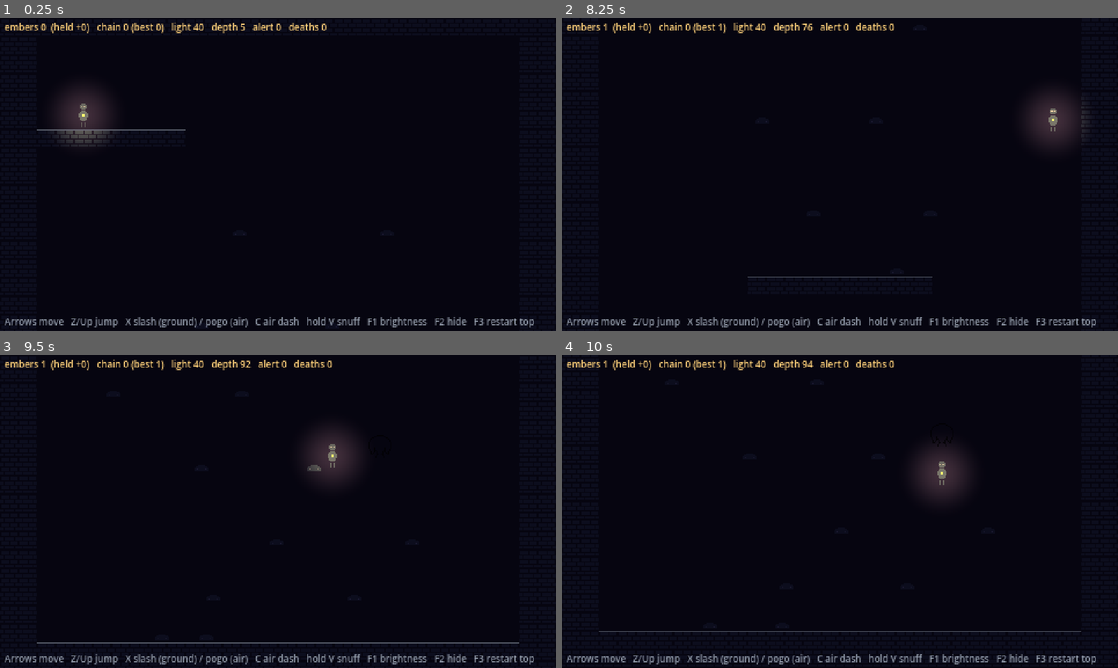
Above: before the commit, frames 1-4 (two rows, left to right).
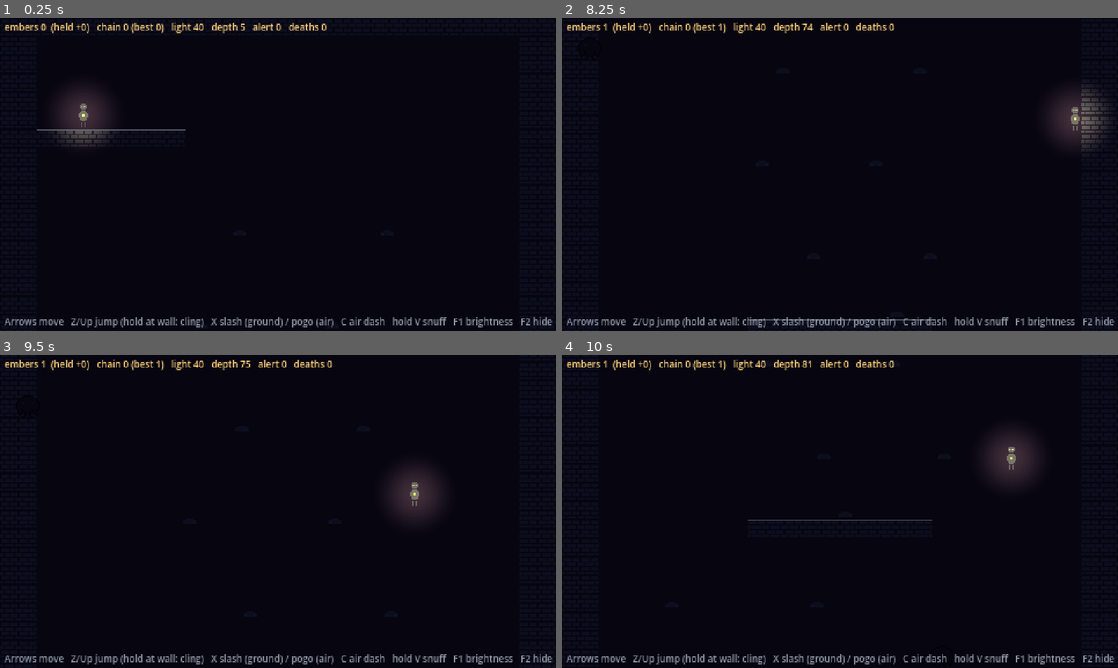
Above: after the commit, the same moments.

Repository: sonlemin/2d
Game: Godot game, scene res://scenes/shaft.tscn
Same seed, same stepped clock (60 frames per second), same inputs: the game is played once before the commit and once after it.
Inputs:
- Up to frame 1 (0.25 s): no input
- Up to frame 2 (8.25 s): tap Enter at 0.5 s; hold Right (move_right) 0.53-2.03 s; tap X (attack) at 0.6, 3.05, 3.6, 5.85 s; tap Z (jump) at 0.77, 1.07, 1.52, 1.82, 2.3, 2.85, 3.02, 3.32, 3.77, 4.07, 4.52, 4.82, 5.3, 6.02, 6.32, 6.77, 7.07, 7.52, 7.82 s; tap C (dash) at 0.8, 1.35, 3.8, 4.35, 6.6 s; tap V (light) at 1.55, 4.55, 7.35 s; hold V (light) 2.03-2.78 s; hold Left (move_left) 2.03-4.28 s; hold Right (move_right) 4.28-8.03 s; hold V (light) 5.03-5.78 s; hold Left (move_left) from 8.03 s (still down); hold Z (jump) from 8.03 s (still down)
- Up to frame 3 (9.5 s): keep holding Left (move_left); release Z (jump) at 8.78 s; tap X (attack) at 8.85 s; tap Z (jump) at 9.02, 9.32 s
- Up to frame 4 (10 s): release Left (move_left) at 9.53 s; hold Right (move_right) from 9.53 s (still down); tap C (dash) at 9.6 s; tap Z (jump) at 9.77 s

The runs differ from the first frame. In frame 1, 1.2% of the frame differs, in the area x 21-100%, y 95-99%; in frame 2, 2.6%; in frame 3, 4.1%, in the area x 6-100%, y 1-99%; in frame 4, 4.0%.

Commit message:
feat: wall cling (hold Jump at a wall) + deterministic reachability bot
Playtest: 'sometimes nowhere to land'. From the brief's kit: hold Jump at a
wall while falling = cling. Chain + held embers are kept, light drops to base
so lurkers lose you; 1 s grace per chain (pogo refills), then it breaks/banks.
Release Jump = kick off; Down = drop.

Bot: hover drift reset at run start (test order no longer matters); bot aims
at rows below its last pogo instead of the same-row partner. best 8, stable.

Co-Authored-By: Claude Opus 5.5 <noreply@anthropic.com>
Claude-Session: https://claude.ai/code/session_01YMih48V6tBoJbcPKSnhrn5

Diff:
--- a/game/scenes/shaft.tscn
+++ b/game/scenes/shaft.tscn
@@ -37,4 +37,4 @@
 offset_bottom = 268.0
 theme_override_colors/font_color = Color(0.662745, 0.705882, 0.760784, 0.85)
 theme_override_font_sizes/font_size = 8
-text = "Arrows move   Z/Up jump   X slash (ground) / pogo (air)   C air dash   hold V snuff   F1 brightness   F2 hide   F3 restart top"
+text = "Arrows move   Z/Up jump (hold at wall: cling)   X slash (ground) / pogo (air)   C air dash   hold V snuff   F1 brightness   F2 hide   F3 top"
--- a/game/scripts/chain_state.gd
+++ b/game/scripts/chain_state.gd
@@ -22,6 +22,7 @@
 
 var count: int = 0
 var snuffed: bool = false
+var clinging: bool = false       ## wall cling: chain paused and hidden (base light), not broken
 var held: int = 0                ## embers riding on the current chain, not yet safe
 
 
@@ -74,10 +75,17 @@
 		break_chain()
 
 
+## Wall cling pauses the chain: the count and held embers stay, the light drops to base.
+func set_clinging(value: bool) -> void:
+	clinging = value
+
+
 ## Chain-Light radius in px. Diminishing returns: early links matter most.
 func light_radius() -> float:
 	if snuffed:
 		return SNUFF_RADIUS
+	if clinging:
+		return BASE_RADIUS  # pressed to the wall, the chain-light is shielded: lurkers lose you
 	return radius_for(count)
 
 
--- a/game/scripts/crawler.gd
+++ b/game/scripts/crawler.gd
@@ -20,8 +20,12 @@
 func _ready() -> void:
 	add_to_group("enemy")
 	_home = position
-	# Desync hoverers by position, not randomness: the abyss is hand-built and must play the same every time.
-	_t = fposmod(position.x * 0.37 + position.y * 0.11, hover_period)
+	reset_phase()
+
+
+## Desync hoverers by position, not randomness: the abyss is hand-built and must play the same every time.
+func reset_phase() -> void:
+	_t = fposmod(_home.x * 0.37 + _home.y * 0.11, hover_period)
 
 
 func _physics_process(delta: float) -> void:
--- a/game/scripts/player.gd
+++ b/game/scripts/player.gd
@@ -20,6 +20,10 @@
 @export var jump_buffer := 0.10
 @export var dash_speed := 260.0
 @export var dash_time := 0.12
+@export var cling_time := 1.0           ## chain grace per chain while clinging (refilled by a pogo), then it breaks
+@export var cling_slide := 18.0         ## px/s slow slide while clinging
+@export var wall_kick := Vector2(150, -260)  ## release Jump while clinging = kick off the wall
+@export var kick_lock := 0.15           ## s of no steering after a kick, so it actually carries you away
 # --- Combat tuning ---
 @export var pogo_velocity := -300.0      ## apex ~50 px: hang time to steer to the next target (was -260)
 @export var swing_active := 0.12
@@ -54,6 +58,10 @@
 var _shown_radius := ChainState.BASE_RADIUS
 var _shake := 0.0
 var _light_held := 0.0
+var _clinging := false
+var _cling_side := 0
+var _cling_left := 0.0
+var _kick_left := 0.0
 
 @onready var _sprite: Sprite2D = $Sprite
 @onready var _light: PointLight2D = $Light
@@ -70,6 +78,7 @@
 	_hurtbox.area_entered.connect(_on_hurt_area)
 	_set_swing_visible(false)
 	_apply_bloom()
+	_cling_left = cling_time
 
 
 func _exit_tree() -> void:
@@ -85,11 +94,14 @@
 		return
 	_tick_timers(delta)
 	_handle_snuff(delta)
-	_handle_horizontal(delta)
-	_handle_vertical(delta)
-	_handle_attack()
+	if not _handle_cling(delta):
+		_handle_horizontal(delta)
+		_handle_vertical(delta)
+		_handle_attack()
 	move_and_slide()
 	if is_on_floor():
+		_end_cling()
+		_cling_left = cling_time
 		_coyote = coyote_time
 		_can_dash = true
 		_jumping = false
@@ -126,6 +138,50 @@
 		chain.set_snuffed(snuff)
 
 
+## Wall cling (hold Jump at a wall while falling): the chain pauses and its light hides.
+## Release Jump = kick off the wall; Down = drop. Grace runs out -> the chain breaks (banks).
+## Returns true while clinging (normal movement is skipped).
+func _handle_cling(delta: float) -> bool:
+	if not _clinging:
+		if is_on_floor() or velocity.y < 0.0 or _dash_left > 0.0 or not Input.is_action_pressed("jump"):
+			return false
+		_cling_side = _wall_side()
+		if _cling_side == 0:
+			return false
+		_clinging = true
+		chain.set_clinging(true)
+	if not Input.is_action_pressed("jump"):
+		_end_cling()
+		velocity = Vector2(-_cling_side * wall_kick.x, wall_kick.y)
+		_facing = -_cling_side
+		_sprite.flip_h = _facing < 0
+		_kick_left = kick_lock
+		_jumping = false
+		return true
+	if Input.is_action_pressed("move_down") or _wall_side() != _cling_side:
+		_end_cling()
+		return false
+	_cling_left -= delta
+	if _cling_left <= 0.0:
+		chain.break_chain()  # grace is over: the chain ends safely, embers bank
+	velocity = Vector2(0.0, cling_slide)
+	return true
+
+
+func _end_cling() -> void:
+	if _clinging:
+		_clinging = false
+		chain.set_clinging(false)
+
+
+## Which side (-1 left, 1 right) has a wall right next to the body, or 0.
+func _wall_side() -> int:
+	for side in [_facing, -_facing]:
+		if test_move(global_transform, Vector2(side * 2.0, 0.0)):
+			return side
+	return 0
+
+
 func _handle_horizontal(delta: float) -> void:
 	var dir := Input.get_axis("move_left", "move_right")
 	if dir != 0.0:
@@ -144,6 +200,9 @@
 		velocity = Vector2(dash_speed * _dash_dir, 0.0)
 		return
 	var accel := run_accel if is_on_floor() else air_accel
+	if _kick_left > 0.0:
+		_kick_left -= delta
+		return
 	velocity.x = move_toward(velocity.x, dir * run_speed, accel * delta)
 
 
@@ -196,6 +255,7 @@
 	_jumping = false
 	_dash_left = 0.0
 	_can_dash = true  # pogo refreshes the air dash: keeps the chain steerable
+	_cling_left = cling_time
 	chain.add_hit()
 	_shown_radius += light_kick
 	_shake = shake
@@ -255,6 +315,7 @@
 
 
 func _take_knockback(body: Node2D) -> void:
+	_end_cling()
 	_invuln = invuln_time
 	_jumping = false
 	var away := signf(global_position.x - body.global_position.x)
@@ -273,6 +334,7 @@
 	if is_dead:
 		return
 	is_dead = true
+	_end_cling()
 	Engine.time_scale = 1.0
 	var lost := chain.lose()  # unbanked embers die with you
 	if lost > 0:
--- a/game/tests/run_tests.gd
+++ b/game/tests/run_tests.gd
@@ -20,6 +20,7 @@
 		"test_curves_monotonic",
 		"test_changed_signal",
 		"test_embers_held_banked_lost",
+		"test_cling_pauses_and_hides",
 	]:
 		call(t)
 	if _failures == 0:
@@ -139,3 +140,16 @@
 	var h0: int = c.held
 	c.add_hit()
 	check(c.held > h0, "hits at the chain cap still pay embers")
+
+
+## Wall cling: the chain and held embers survive, but the light drops to base (lurkers lose you).
+func test_cling_pauses_and_hides() -> void:
+	var c = ChainStateScript.new()
+	for i in 6:
+		c.add_hit()
+	var held: int = c.held
+	c.set_clinging(true)
+	check(c.count == 6 and c.held == held, "clinging keeps the chain and the held embers")
+	check(is_equal_approx(c.light_radius(), ChainStateScript.BASE_RADIUS), "clinging drops the light to base")
+	c.set_clinging(false)
+	check(is_equal_approx(c.light_radius(), ChainStateScript.radius_for(6)), "letting go restores the chain-light")
--- a/game/tests/smoke_shaft.gd
+++ b/game/tests/smoke_shaft.gd
@@ -37,6 +37,7 @@
 	await test_pogo_builds_chain()
 	await test_landing_breaks_chain()
 	await test_jump_height()
+	await test_wall_cling()
 	await test_bot_chains_long_run()
 	await test_lurker_telegraph_hunt_lose()
 	await test_snuff_escape_point_blank()
@@ -89,6 +90,31 @@
 	Input.action_release("light")
 	await frames(1)
 	check(not _player.chain.snuffed, "releasing Light ends the Snuff")
+
+
+## Wall cling: hold Jump at a wall while falling -> chain paused + hidden; grace ends -> banks;
+## releasing Jump kicks you away from the wall.
+func test_wall_cling() -> void:
+	var y: float = _hovers()[2].global_position.y
+	place(Vector2(2 * 16 + 5.5, y))  # body (10 px wide) touching the left wall, mid-air
+	_player._cling_left = _player.cling_time
+	for i in 6:
+		_player.chain.add_hit()
+	var held: int = _player.chain.held
+	Input.action_press("move_left")
+	await frames(2)
+	Input.action_release("move_left")
+	Input.action_press("jump")
+	await seconds(0.4)
+	check(_player._clinging, "holding Jump at a wall while falling clings")
+	check(_player.chain.count == 6 and _player.chain.held == held, "cling keeps the chain (got %d)" % _player.chain.count)
+	check(is_equal_approx(_player.light_radius(), ChainState.BASE_RADIUS), "cling hides the chain-light")
+	await seconds(0.8)
+	check(_player.chain.count == 0 and _player.chain.held == 0, "grace runs out -> the chain breaks (banks)")
+	Input.action_release("jump")
+	await frames(2)
+	check(not _player._clinging and _player.velocity.x > 0.0, "releasing Jump kicks off the wall")
+	await seconds(0.3)
 
 
 func test_pogo_builds_chain() -> void:
@@ -153,9 +179,13 @@
 	var run := _hovers().filter(func(h): return h.position.y > 44 * 16 and h.position.y < 84 * 16)
 	set_lurkers_active(false)
 	_player.chain.break_chain()
+	for h in run:
+		h.reset_phase()  # same drift every run, whatever ran before (test order must not matter)
+	await frames(1)
 	place(run[0].global_position + Vector2(0, -48))
 	var best := 0
 	var swung_for: Node2D = null
+	var last_row_y := -INF  # the hit crawler is freed, so remember its row as a number
 	var i_end := 0
 	for i in 600:
 		i_end = i
@@ -163,8 +193,10 @@
 			break
 		# Like a player: aim for the nearest target below (rows now offer a left/right choice).
 		var next: Node2D = null
+		# ...in a row below the one just pogoed (not its partner in the same row).
+		var floor_y := maxf(_player.global_position.y + 4, last_row_y + 8)
 		for h in run:
-			if not is_instance_valid(h) or h.global_position.y <= _player.global_position.y + 4:
+			if not is_instance_valid(h) or h.global_position.y <= floor_y:
 				continue
 			if next == null or h.global_position.distance_to(_player.global_position) < next.global_position.distance_to(_player.global_position):
 				next = h
@@ -178,6 +210,7 @@
 		var dy := next.global_position.y - _player.global_position.y
 		if dy < 28 and absf(dx) < 12 and _player.velocity.y > 0 and swung_for != next:
 			swung_for = next
+			last_row_y = next.global_position.y
 			Input.action_press("attack")
 			await frames(1)
 			Input.action_release("attack")
